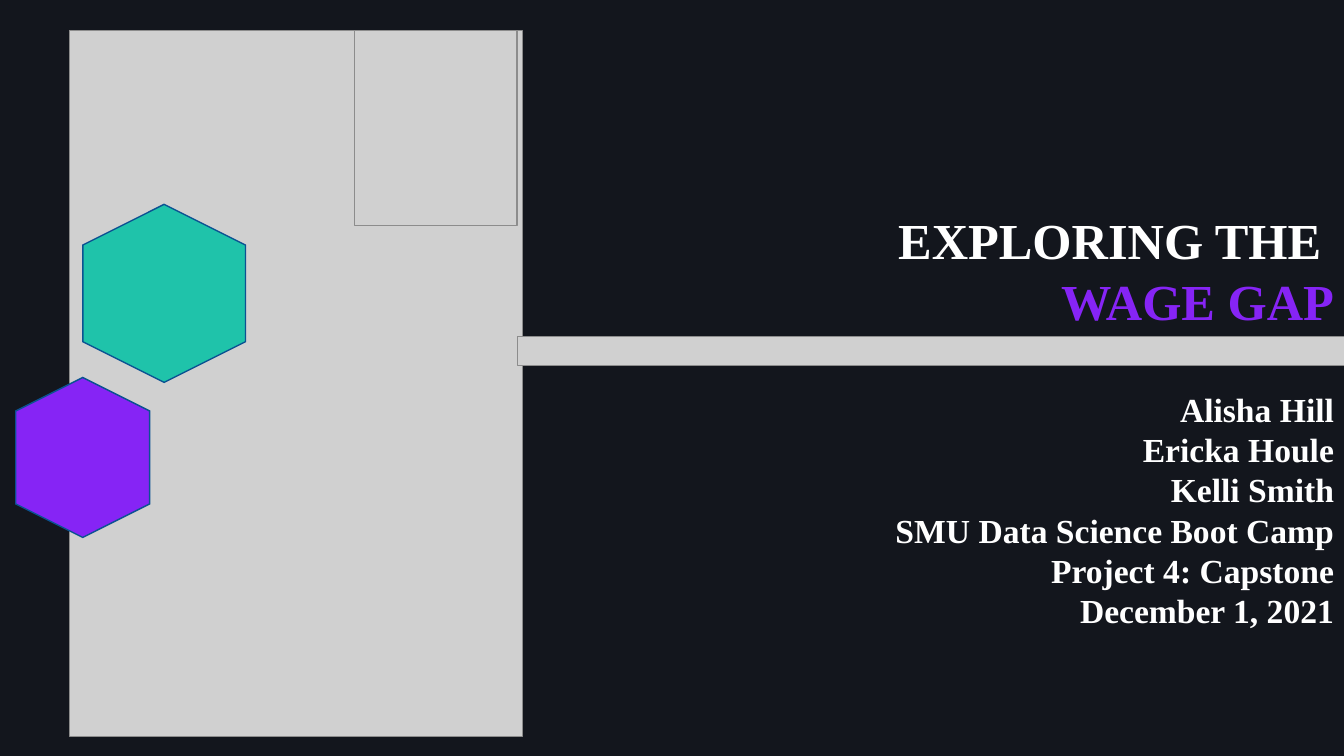
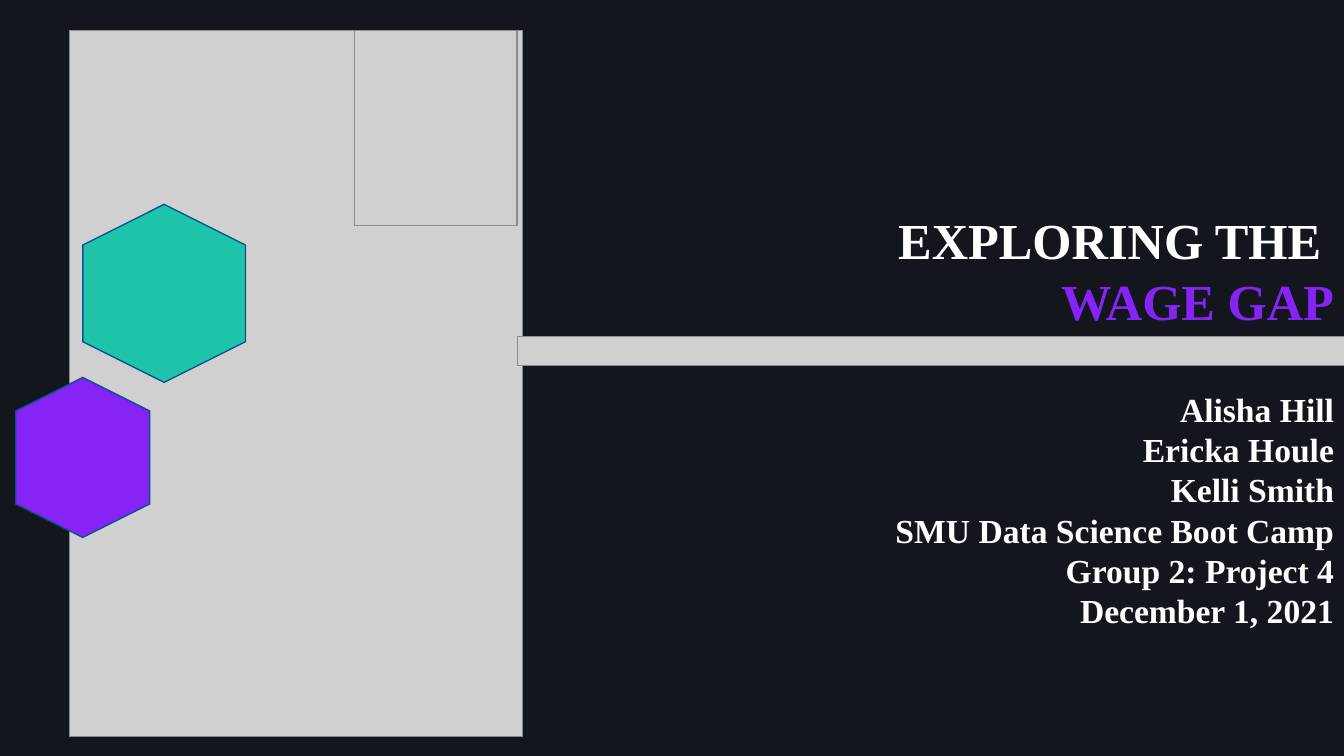
Before and after one commit to KelliDSmith/Group2_Capstone, a slide deck: slide 1 of Wage-Gap-Capstone.pptx. Drawn at 1344x756 pixels with LibreOffice and Linux fonts; fonts in the diff are those of the drawing; grey boxes stand for pictures. Boxes give left, top, right and bottom in pixels: in the first picture for what was removed or moved away, otherwise in the second. Text is boxed around its words. In the diff, an @@ line names an element or a change of style, - is before the commit and + after.

Commit message:
PP

```diff
--- a/Wage-Gap-Capstone.pptx
+++ b/Wage-Gap-Capstone.pptx
@@ text at (1066, 559, 1334, 590): text changed @@
-Project 4: Capstone
+Group 2: Project 4
```
